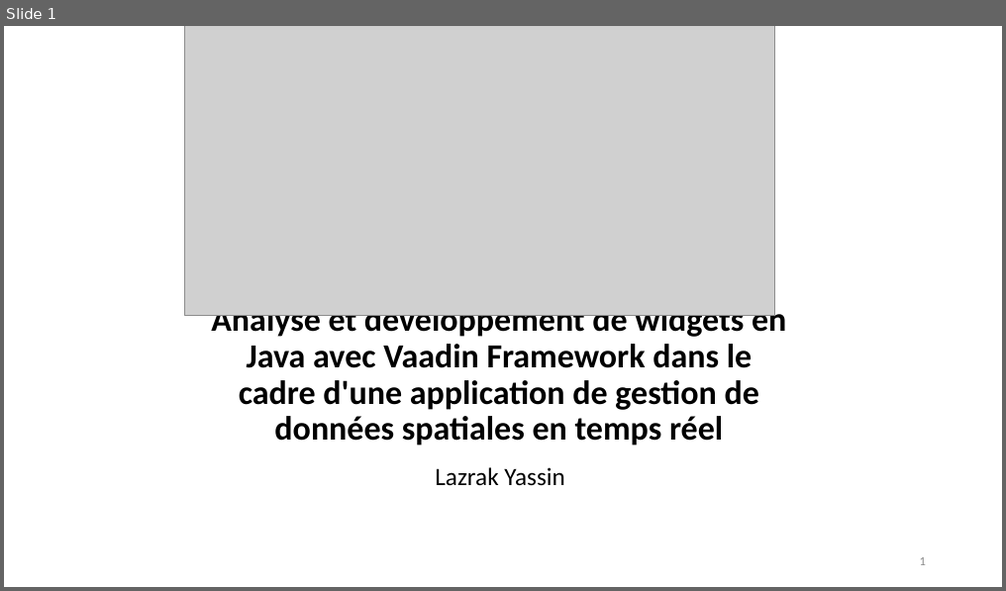
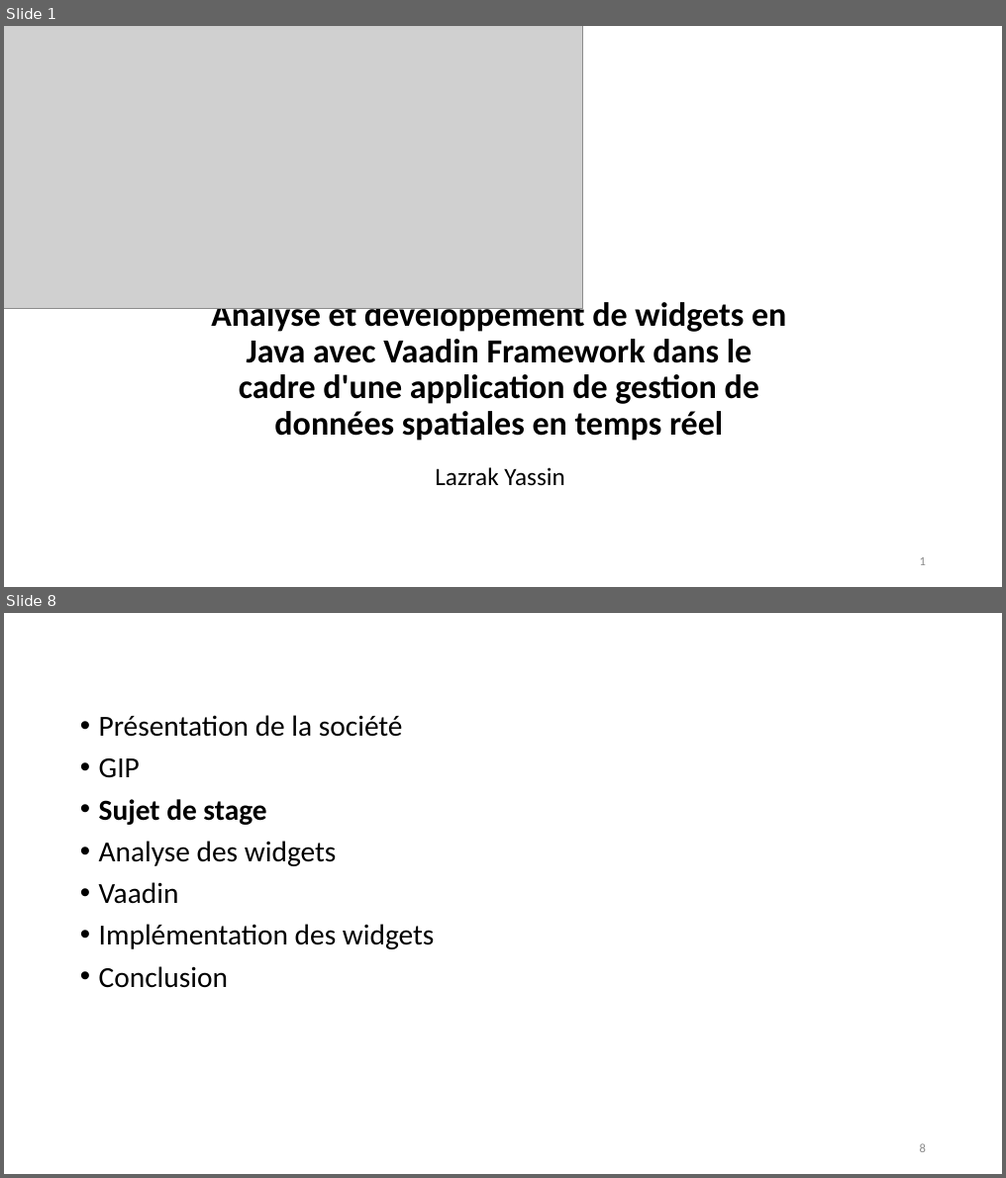
Before and after one commit to etu26048/TFE, a slide deck: DéfenseOrale.pptx. Shown one above the other, each under a label of ours: slide 1 before the commit, slides 1 and 8 after it; the slides between them are not shown. The pictures are 1006x591 and 1006x1178 pixels, drawn with LibreOffice and Linux fonts; fonts in the diff are those of the drawing; grey boxes stand for pictures; background and template pictures are left out. Boxes give left, top, right and bottom in pixels: in the first picture for what was removed or moved away, otherwise in the second. Text is boxed around its words. In the diff, an @@ line names an element or a change of style, - is before the commit and + after.

```diff
--- a/DéfenseOrale.pptx
+++ b/DéfenseOrale.pptx
@@ slide 8 added at (x1=4, y1=613, x2=1002, y2=1174), background picture (left out) @@
@@ text added at (x1=99, y1=715, x2=435, y2=988), 28 pt, text #000000 @@
+• Présentation de la société
+• GIP
+• Sujet de stage
+• Analyse des widgets
+• Vaadin
+• Implémentation des widgets
+• Conclusion
@@ page number added at (x1=920, y1=1144, x2=926, y2=1153), 12 pt, text #8C8C8C @@
+8
@@ slide 1 changed as well @@
@@ picture resized from (x1=185, y1=26, x2=774, y2=316) to (x1=4, y1=26, x2=583, y2=309) @@
@@ title "Analyse et développement de widgets ..." moved from (x1=211, y1=303, x2=786, y2=446) to (x1=211, y1=298, x2=786, y2=441) @@
```
Also in this commit, not shown: 3 other slides changed, 22 other slides added, 5 slides removed.
